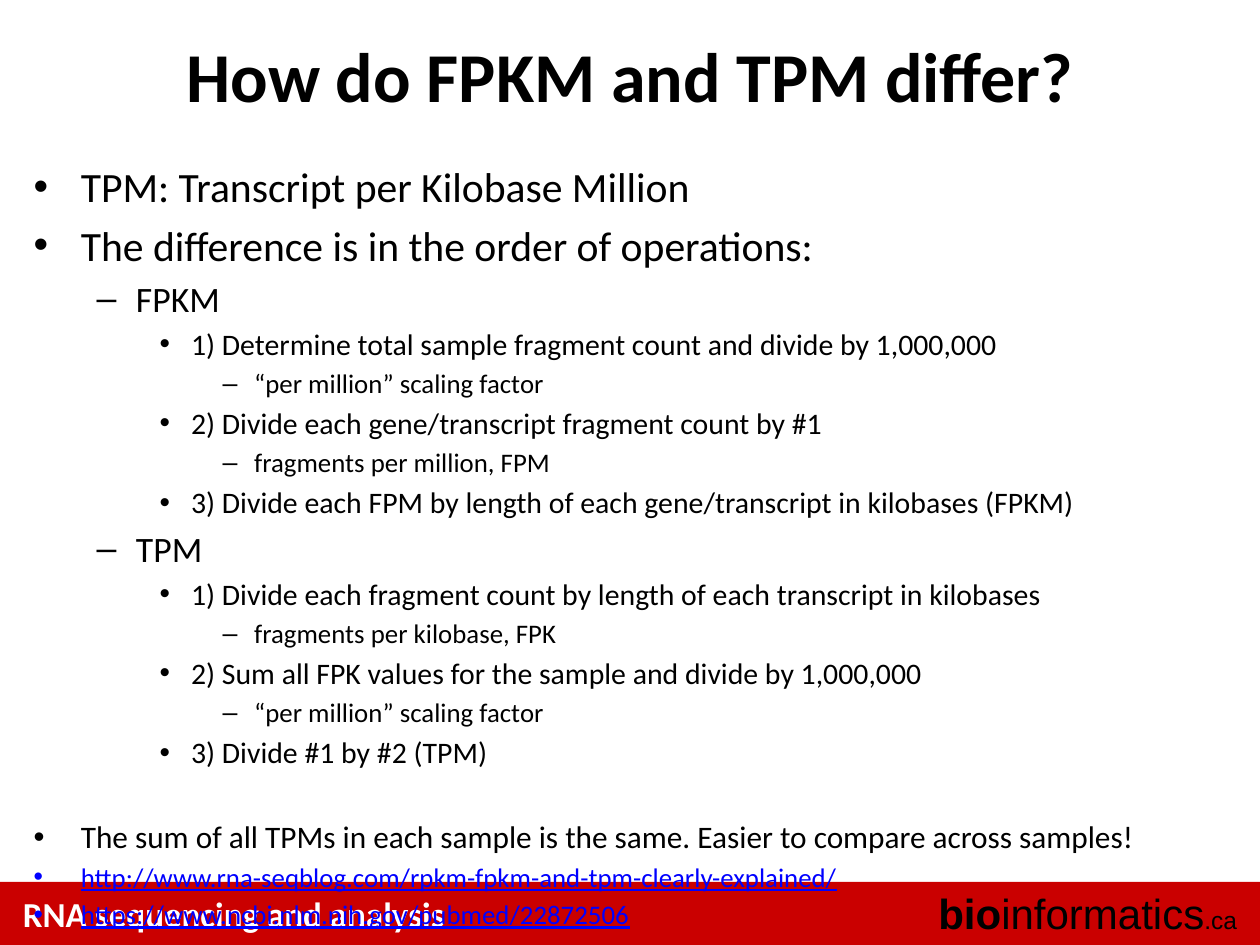
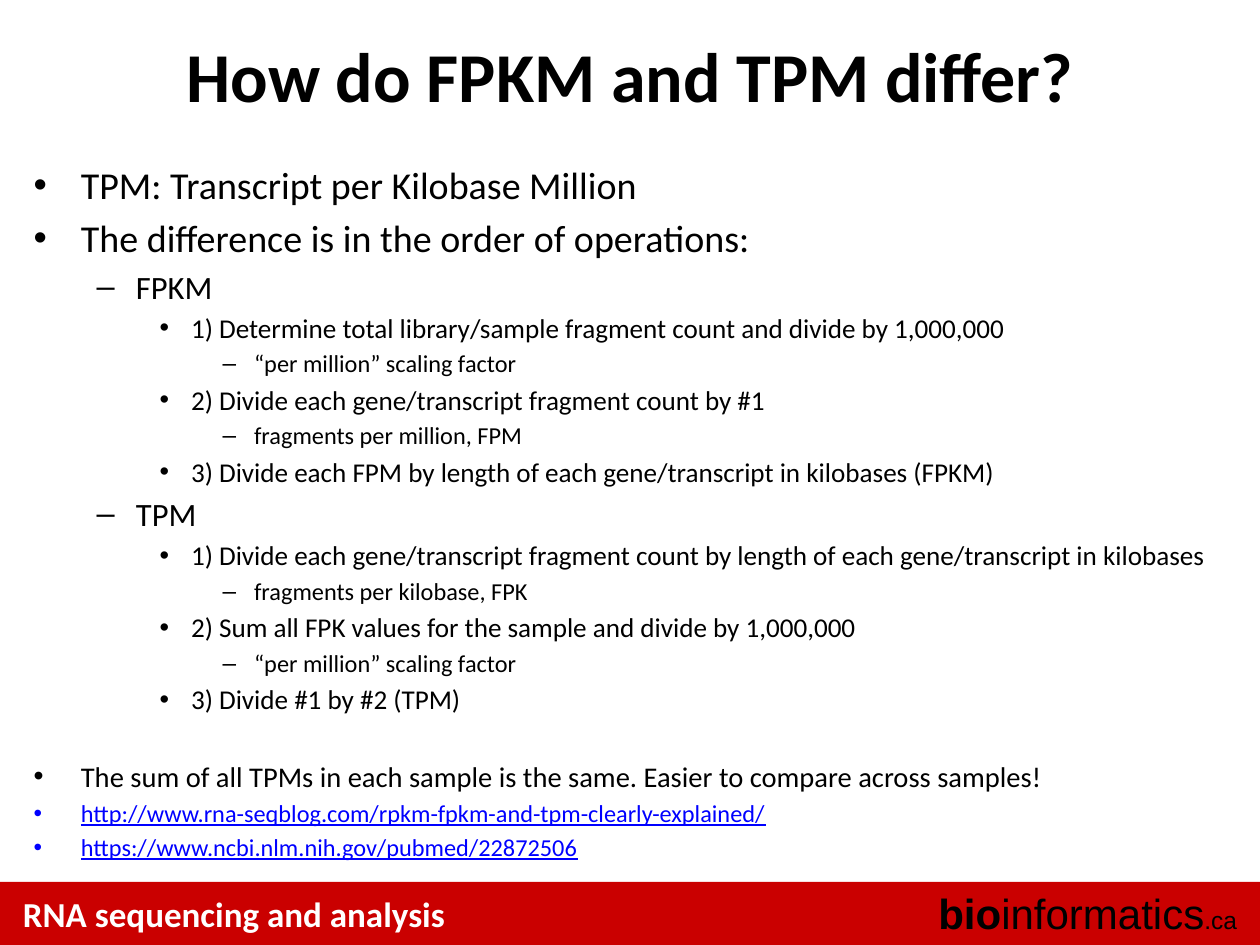
Before and after one commit to griffithlab/rnaseq_tutorial_wiki, a slide deck: slide 8 of LectureFiles/cbw/2018/RNASeq_Module3_Lecture.pptx. Drawn at 1260x945 pixels with LibreOffice and Linux fonts; fonts in the diff are those of the drawing. Boxes give left, top, right and bottom in pixels: in the first picture for what was removed or moved away, otherwise in the second. Text is boxed around its words. In the diff, an @@ line names an element or a change of style, - is before the commit and + after.

Commit message:
minor updates to lecture 3 and trinity headings

```diff
--- a/LectureFiles/cbw/2018/RNASeq_Module3_Lecture.pptx
+++ b/LectureFiles/cbw/2018/RNASeq_Module3_Lecture.pptx
@@ text at bbox=[81, 172, 1041, 826]: size 23.8 to 21.7 pt in "TPM: Transcript per Kilobase Million", "The difference is in the order of ..."; size 20.4 to 18.6 pt in "FPKM", "TPM"; size 15.3 to 13.9 pt in "“per million” scaling factor", "fragments per million, FPM", "fragments per kilobase, FPK", "“per million” scaling factor" and 2 more places; size 17 to 15.5 pt in "2) Divide each gene/transcript fragment count by ...", "3) Divide each FPM by length of ...", "2) Sum all FPK values for the ...", "3) Divide #1 by #2 (TPM)"; size 17.9 to 16.3 pt in "The sum of all TPMs in each ..." @@
@@ text at bbox=[191, 318, 1004, 343]: text changed; size 17 to 15.5 pt @@
-    • 1) Determine total sample fragment count and divide by 1,000,000
+    • 1) Determine total library/sample fragment count and divide by 1,000,000
@@ text at bbox=[191, 545, 1204, 570]: text changed; size 17 to 15.5 pt @@
-    • 1) Divide each fragment count by length of each transcript in kilobases
+    • 1) Divide each gene/transcript fragment count by length of each gene/transcript in kilobases
```
Also in this commit, not shown: 3 other files.
